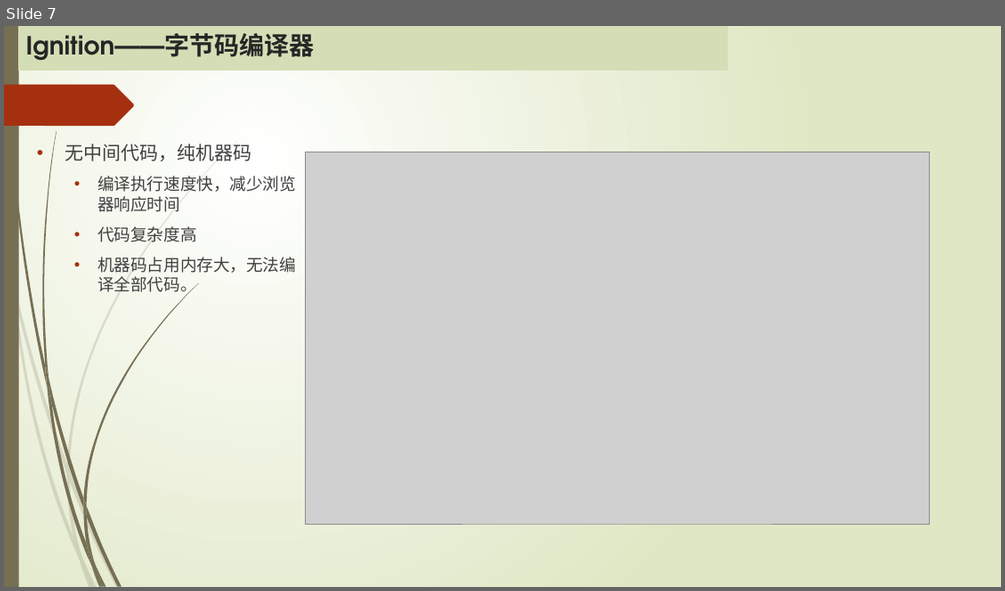
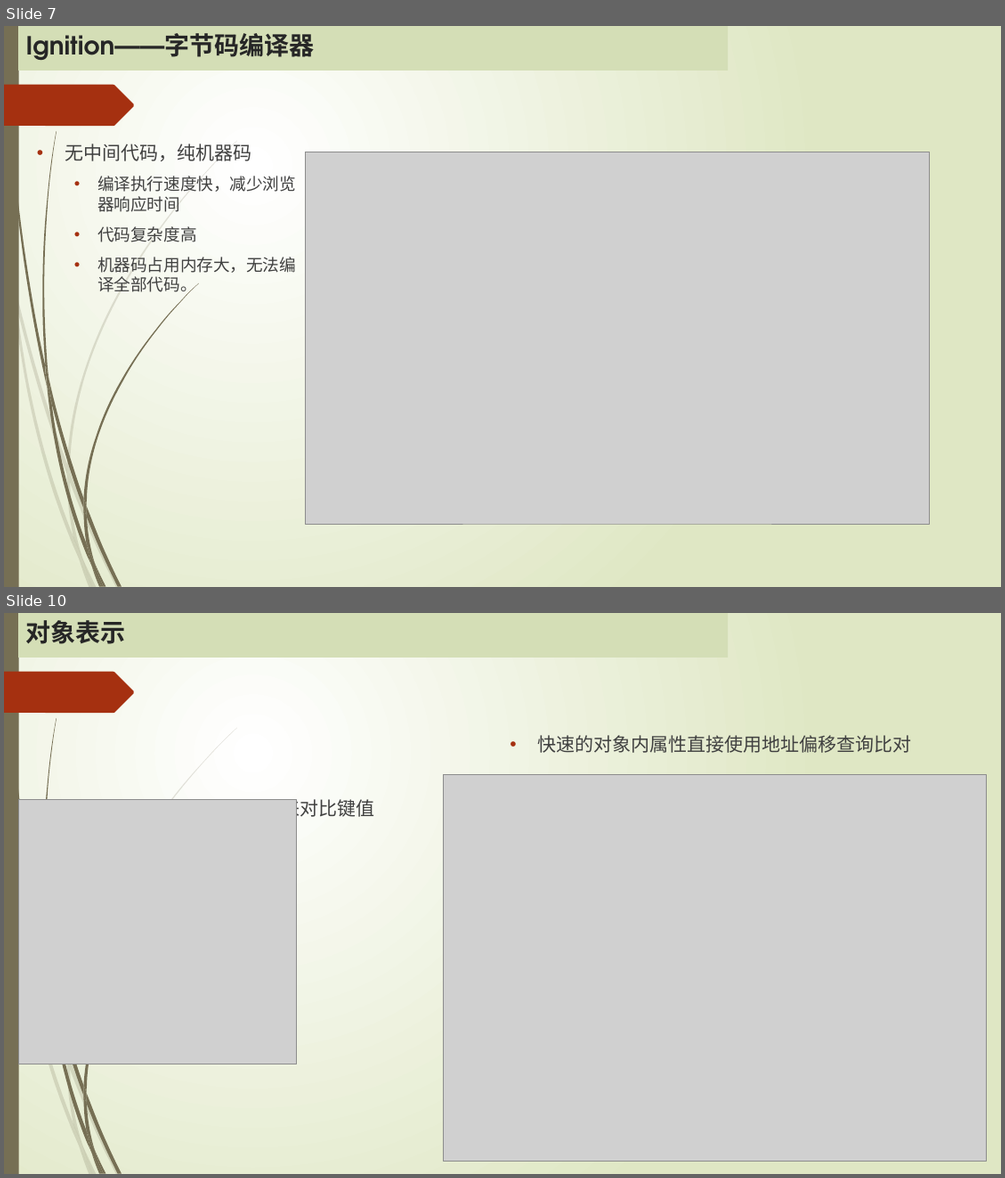
Before and after one commit to MickleWen/Google-V8, a slide deck: Google V8引擎.pptx. Shown one above the other, each under a label of ours: slide 7 before the commit, slides 7 and 10 after it; the slides between them are not shown. The pictures are 1005x591 and 1005x1178 pixels, drawn with LibreOffice and Linux fonts; fonts in the diff are those of the drawing; grey boxes stand for pictures. Boxes give left, top, right and bottom in pixels: in the first picture for what was removed or moved away, otherwise in the second. Text is boxed around its words. In the diff, an @@ line names an element or a change of style, - is before the commit and + after.

```diff
--- a/Google V8引擎.pptx
+++ b/Google V8引擎.pptx
@@ slide 10 added at [4, 613, 1001, 1174], background gradient #FFFFFF to #DFE8C4; not listed: 23 template elements that a slide beside it also shows @@
@@ rectangle added at [18, 613, 728, 657], fill #D4DEB6, 24 pt, text #262626, bold @@
+对象表示
@@ text added at [538, 735, 912, 753], 18 pt, text #404040 @@
+• 快速的对象内属性直接使用地址偏移查询比对
@@ picture added at [18, 799, 297, 1064] @@
@@ text added at [52, 796, 375, 819], 18 pt, text #404040 @@
+• 属性访问需要使用hash计算来对比键值
@@ picture added at [444, 774, 987, 1160] @@
```
Also in this commit, not shown: 1 slide changed, 5 other slides added.
